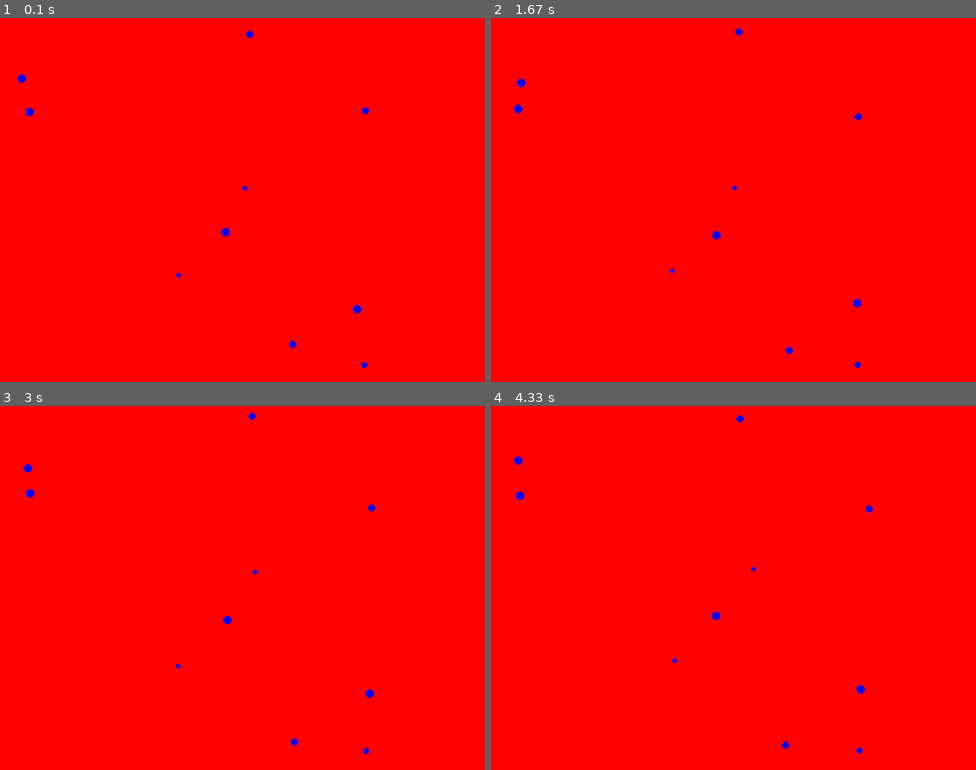
Above: before the commit, frames 1-4 (two rows, left to right).
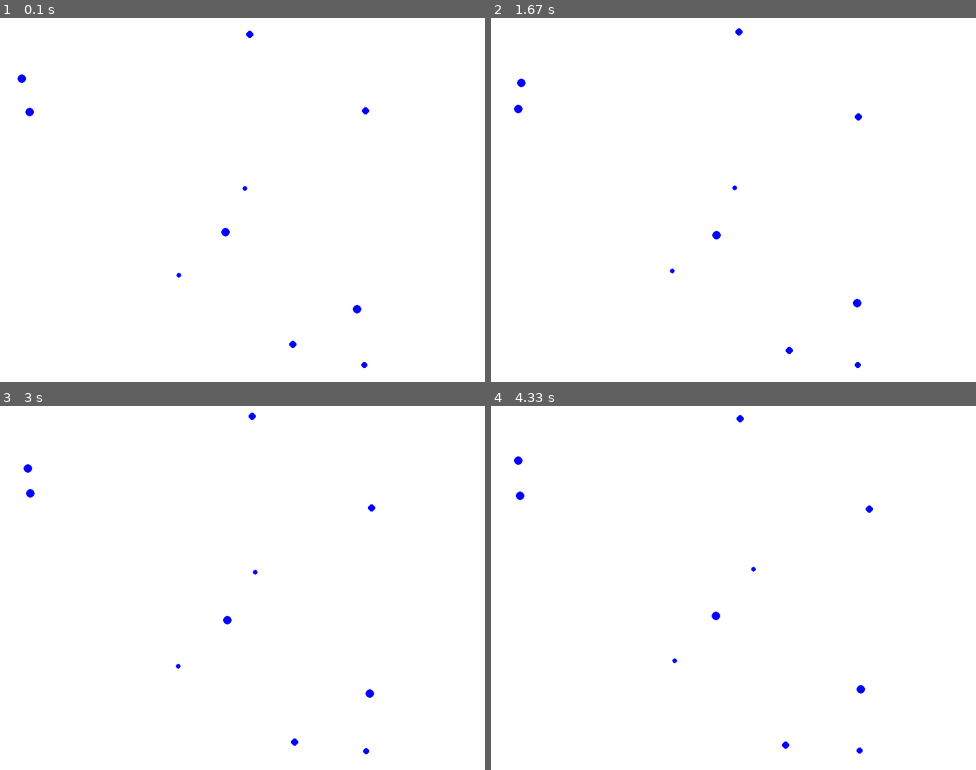
Above: after the commit, the same moments.

Repository: movalex/jupyter_work
Game: pygame game, started from Pygame/pygame_lesson.py
Two runs of this game, one before a commit and one after it. Both use one fixed random seed, a clock stepped at 60 frames per second and the inputs below.
Inputs:
- Up to frame 1 (0.1 s): no input
- Up to frame 2 (1.67 s): no input
- Up to frame 3 (3 s): no input
- Up to frame 4 (4.33 s): no input

The runs differ from the first frame. In frame 1, 100% of the frame differs, in the area x 0-100%, y 0-100%; in frame 2, 100%; in frame 3, 100%; in frame 4, 100%.

Commit message:
update file

Diff:
--- a/Pygame/pygame_lesson.py
+++ b/Pygame/pygame_lesson.py
@@ -43,19 +43,15 @@
 
 
 def draw_env(blobs):
-    game_display.fill(RED)
+    game_display.fill(WHITE)
     for blob in blobs:
         pygame.draw.circle(game_display, blob.color, (blob.x, blob.y), blob.size)
         blob.move()
-    # pygame.draw.rect(game_display, RED, (100, 100, 50, 50), 1)
     pygame.display.update()
 
 
 def main():
-    # red_blob = Blob(color=RED)
     blue_blobs = [Blob(BLUE) for _ in range(STARTING_BLUE_BLOBS)]
-
-
     while True:
         for event in pygame.event.get():
             print(event)
